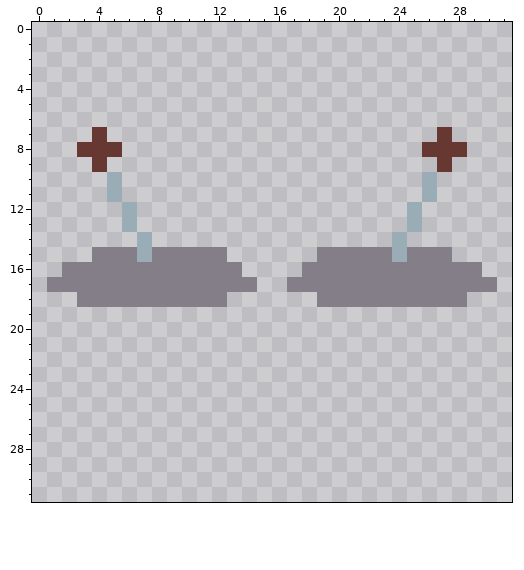
A pixel-art sprite gets an edit: 04_rpg_testbed/assets/interactables/CAGECLobjects.png. The first picture shows the starting point.
The file is 32x32 pixels. The old version is drawn lined up with the new one.
New version:
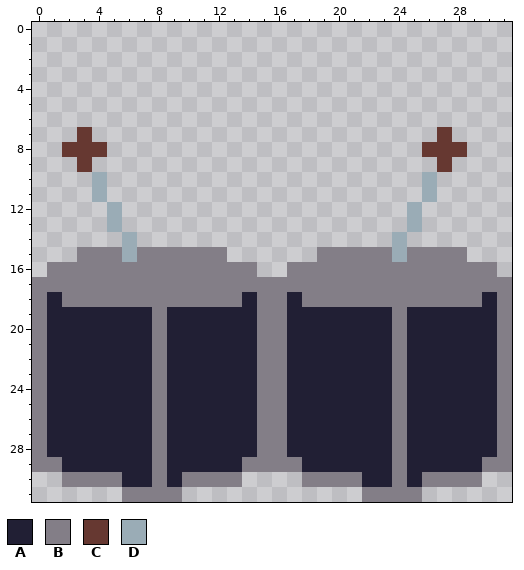
Palette (. is transparent): A #211f34  B #837e87  C #663831  D #9aacb6
From old to new:
whole drawing moved by +0,-6 (the old picture is shown already moved)
Changed rows in their new state; - is an unchanged pixel.
first column x 0:
 7 ---C.---------------------------
 8 --C--.--------------------------
 9 ---C.---------------------------
10 ----D.--------------------------
11 ----D.--------------------------
12 -----D.-------------------------
13 -----D.-------------------------
14 ------D.------------------------
15 ---B--DB--------------------B---
16 -B------------B--B------------B-
17 B--------------BB--------------B
18 BAB----------BABBAB----------BAB
19 BAAAAAAABAAAAAABBAAAAAAABAAAAAAB
20 BAAAAAAABAAAAAABBAAAAAAABAAAAAAB
21 BAAAAAAABAAAAAABBAAAAAAABAAAAAAB
22 BAAAAAAABAAAAAABBAAAAAAABAAAAAAB
23 BAAAAAAABAAAAAABBAAAAAAABAAAAAAB
24 BAAAAAAABAAAAAABBAAAAAAABAAAAAAB
25 BAAAAAAABAAAAAABBAAAAAAABAAAAAAB
26 BAAAAAAABAAAAAABBAAAAAAABAAAAAAB
27 BAAAAAAABAAAAAABBAAAAAAABAAAAAAB
28 BAAAAAAABAAAAAABBAAAAAAABAAAAAAB
29 BBAAAAAABAAAAABBBBAAAAAABAAAAABB
30 --BBBBAABABBBB----BBBBAABABBBB--
31 ------BBBB------------BBBB------
Where, in picture pixels (left, top, right, bottom), the same in both pictures:
changed: (32, 127, 512, 502)
